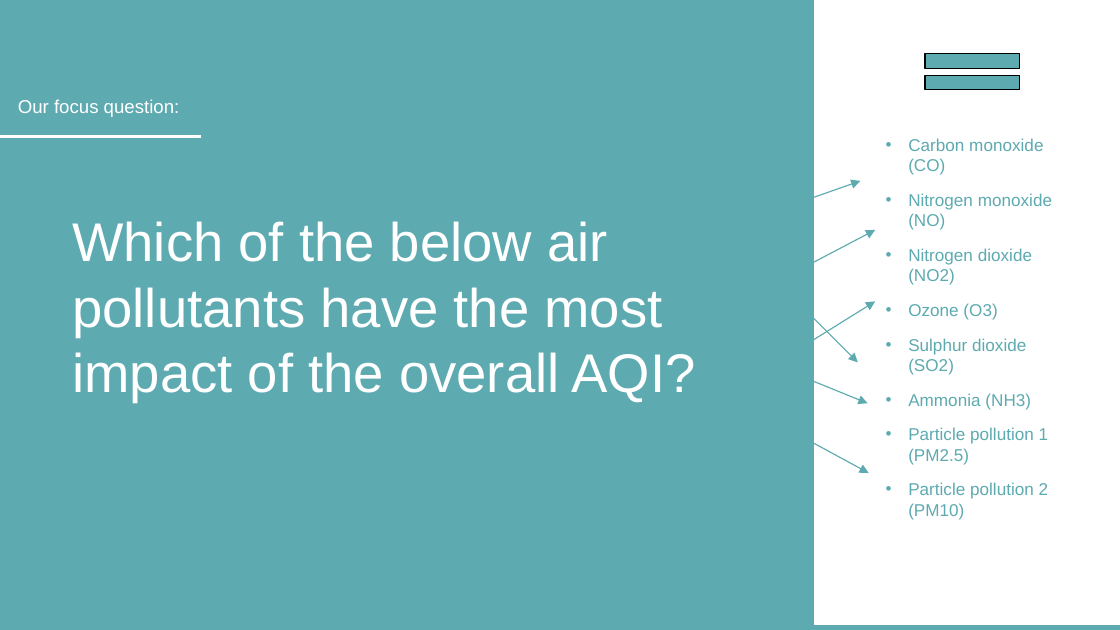
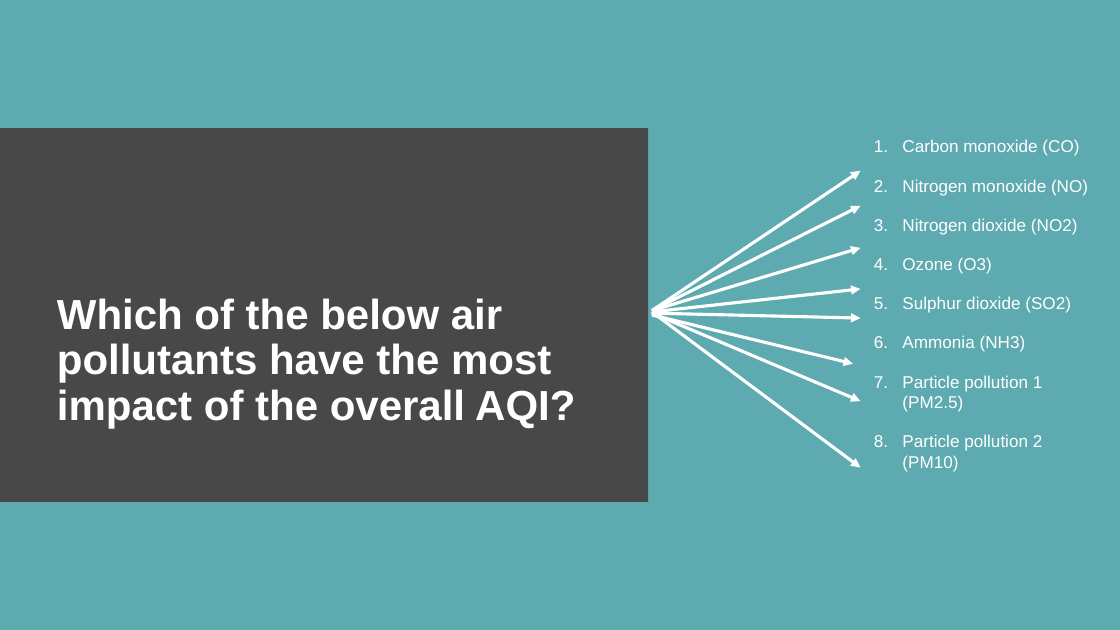
Before and after one commit to mereilly/AQI_Module_20_Final_Project, a slide deck: slide 6 of OpenWeather_AQI_Presentation_Draft.pptx. Drawn at 1120x630 pixels with LibreOffice and Linux fonts; fonts in the diff are those of the drawing. Boxes give left, top, right and bottom in pixels: in the first picture for what was removed or moved away, otherwise in the second. Text is boxed around its words. In the diff, an @@ line names an element or a change of style, - is before the commit and + after.

```diff
--- a/OpenWeather_AQI_Presentation_Draft.pptx
+++ b/OpenWeather_AQI_Presentation_Draft.pptx
@@ rectangle removed at (814, 0, 1120, 624) @@
@@ math equal removed at (908, 41, 1037, 102) @@
@@ text removed at (18, 99, 180, 117) @@
-Our focus question:
@@ line removed from (202, 137) to (0, 137) @@
@@ rectangle added at (0, 128, 648, 502), fill #484848 @@
@@ text "Carbon monoxide (CO)" at (902, 139, 1088, 472): text colour #5DAAB0 to #FFFFFF; bullet • to 1.; more space between paragraphs; bullet colour #5DAAB0 to #FFFFFF @@
@@ arrow added from (652, 310) to (860, 171), #FFFFFF 2 pt @@
@@ arrow added from (652, 310) to (860, 206), #FFFFFF 2 pt @@
@@ arrow removed from (762, 216) to (860, 181) @@
@@ arrow moved from (721, 310) - (875, 230) to (652, 310) - (860, 248) @@
@@ arrow (652, 310) - (860, 248): stroke #5DAAB0 0.75 pt to #FFFFFF 2 pt @@
@@ arrow removed from (753, 258) to (858, 363) @@
@@ title "Which of the below air ...": place and size @@
-title "Which of the below air ..." at (72, 221, 696, 402)
+title "Which of the below air ..." at (57, 298, 575, 428)
@@ title "Which of the below air ..." at (57, 298, 575, 428): size 35 to 27 pt, bold on; line spacing 1 to 0.9 @@
@@ arrow added from (652, 311) to (860, 289), #FFFFFF 2 pt @@
@@ arrow moved from (739, 351) - (868, 403) to (652, 314) - (860, 401) @@
@@ arrow (652, 314) - (860, 401): stroke #5DAAB0 0.75 pt to #FFFFFF 2 pt @@
@@ arrow added from (652, 314) to (860, 318), #FFFFFF 2 pt @@
@@ arrow added from (652, 315) to (853, 364), #FFFFFF 2 pt @@
@@ arrow added from (652, 311) to (860, 467), #FFFFFF 2 pt @@
@@ arrow removed from (777, 363) to (875, 301) @@
@@ arrow removed from (743, 404) to (869, 473) @@
```
Also in this commit, not shown: 6 other slides changed, 4 slides added, 4 other files.
